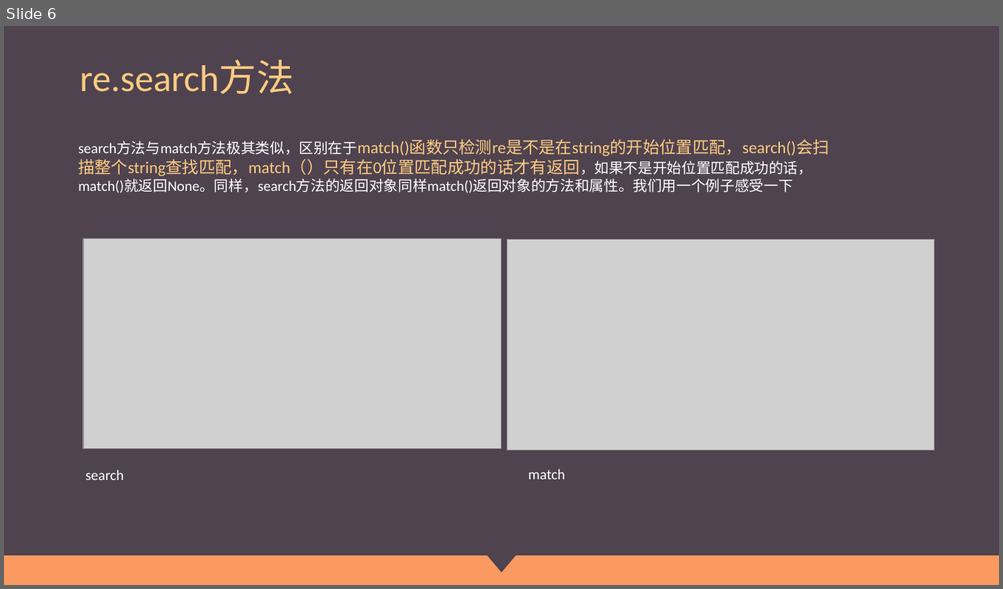
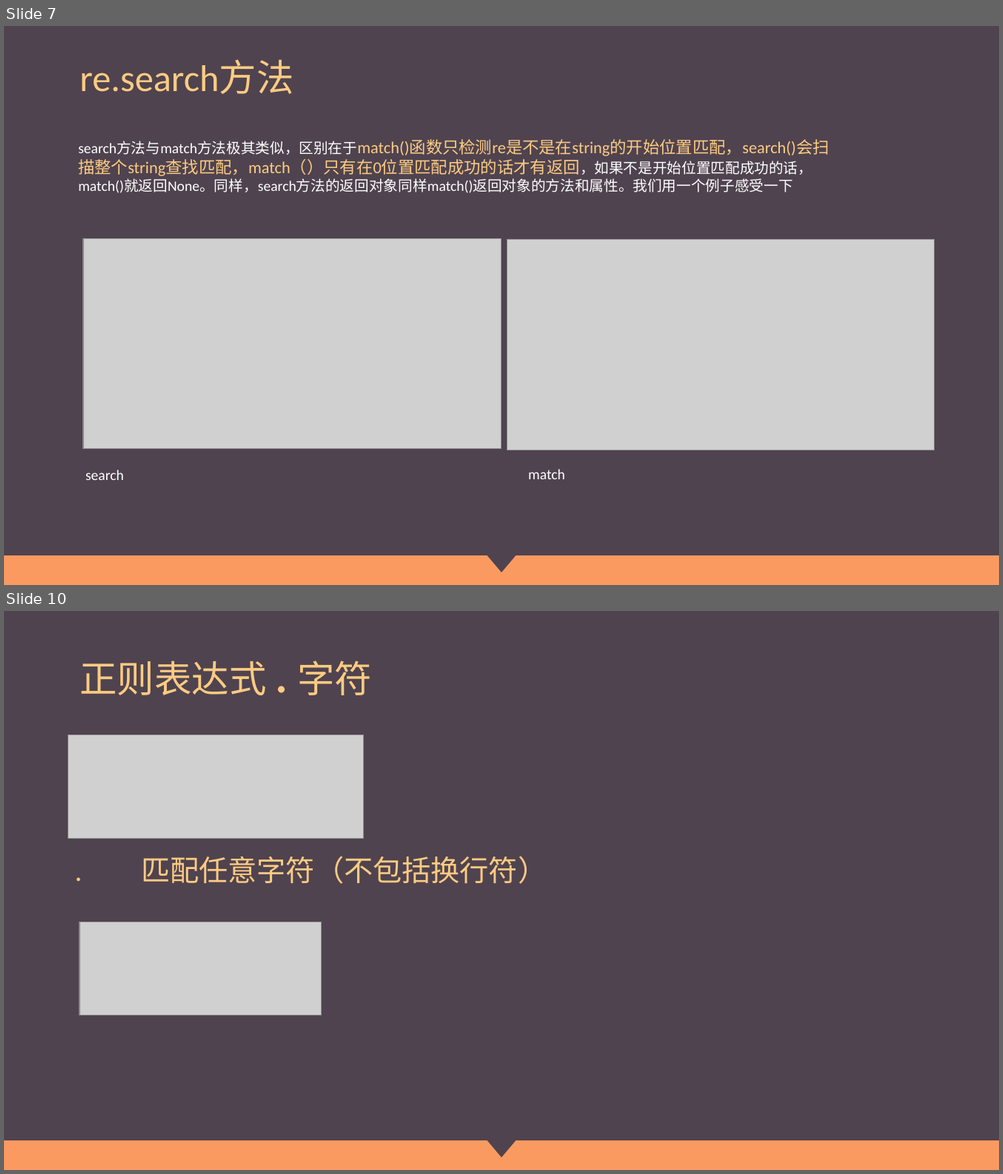
Before and after one commit to Wu-jiaming/-ppt, a slide deck: 正则表达式.pptx. Shown one above the other, each under a label of ours: slide 6 before the commit, slides 7 and 10 after it; the slides between them are not shown. The pictures are 1003x589 and 1003x1174 pixels, drawn with LibreOffice and Linux fonts; fonts in the diff are those of the drawing; grey boxes stand for pictures. Boxes give left, top, right and bottom in pixels: in the first picture for what was removed or moved away, otherwise in the second. Text is boxed around its words. In the diff, an @@ line names an element or a change of style, - is before the commit and + after.

```diff
--- a/正则表达式.pptx
+++ b/正则表达式.pptx
@@ slide 10 added at <box>4,611,999,1170</box>, background #4F434F; not listed: 2 template elements that a slide beside it also shows @@
@@ title added at <box>79,661,372,695</box>, 36 pt, text #FDCB82 @@
+正则表达式 . 字符
@@ picture added at <box>68,735,364,839</box> @@
@@ text added at <box>141,856,546,884</box>, 28 pt, text #FDCB82 @@
+. 匹配任意字符（不包括换行符）
@@ picture added at <box>79,922,321,1015</box> @@
@@ what was slide 6 is now slide 7 @@
```
Also in this commit, not shown: 2 slides changed, 25 other slides added.
